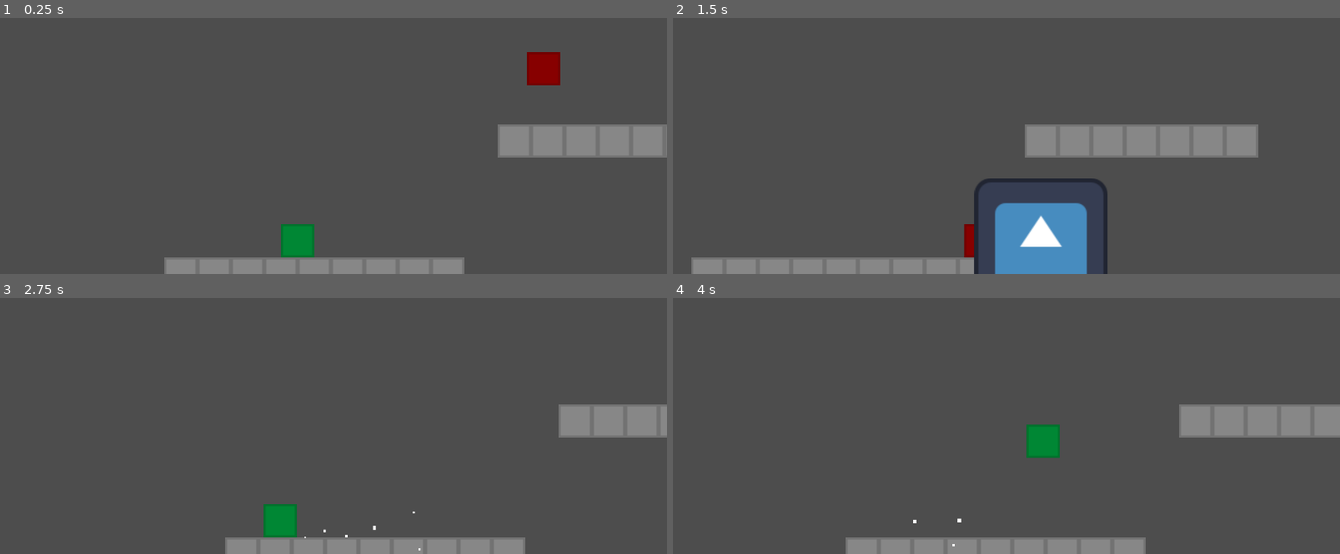
Above: before the commit, frames 1-4 (two rows, left to right).
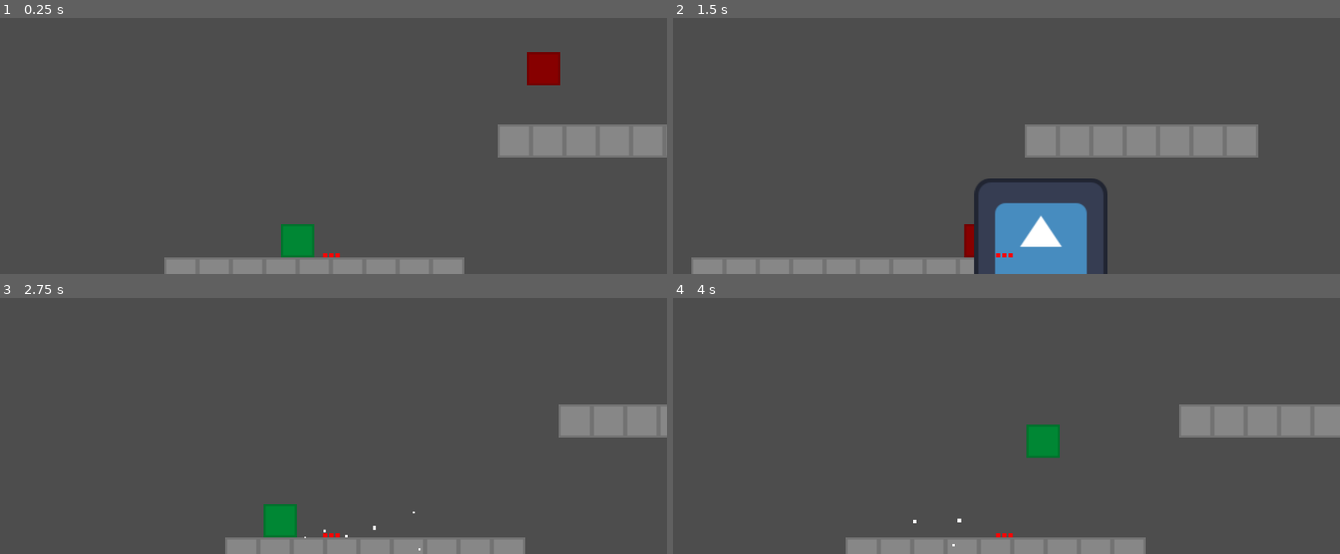
Above: after the commit, the same moments.

Repository: JumbledOne/RPHGameProject
Game: Godot game, scene res://scenes/game_scene/game_scene.tscn
The game is run twice, just before and just after one commit, with the same random seed, the same clock (stepped at 60 frames per second) and the same inputs. The engine's default icon, where the game draws it, is replaced by a stand-in: a white triangle on a blue panel in a dark square.
Inputs:
- Up to frame 1 (0.25 s): no input
- Up to frame 2 (1.5 s): hold I (ability) 0.53-1.28 s; hold D (right) from 0.53 s (still down); tap Space (jump) at 0.77 s; tap E (attack) at 1.35 s
- Up to frame 3 (2.75 s): tap Space (jump) at 1.52 s; release D (right) at 2.03 s; hold A (left) from 2.03 s (still down); hold I (ability) from 2.03 s (still down)
- Up to frame 4 (4 s): release A (left) at 2.78 s; release I (ability) at 2.78 s; hold D (right) from 2.78 s (still down); tap E (attack) at 2.85 s; tap Space (jump) at 3.02, 3.77 s; hold I (ability) from 3.53 s (still down)

The runs differ from the first frame. In frame 1, less than 0.1% of the frame differs, in the area x 48-51%, y 91-94%; in frame 2, less than 0.1%; in frame 3, less than 0.1%; in frame 4, less than 0.1%.

Commit message:
Re-linking health display now shows correct health

Diff:
--- a/src/scenes/game_ui/game_ui.tscn
+++ b/src/scenes/game_ui/game_ui.tscn
@@ -1,4 +1,6 @@
 [gd_scene format=3 uid="uid://dpg1mbg7qdl6m"]
+
+[ext_resource type="Script" uid="uid://tevhhdkniwy6" path="res://scenes/game_ui/ui_health_display.gd" id="1_sq0em"]
 
 [node name="GameUi" type="CanvasLayer" unique_id=868102475]
 
@@ -13,3 +15,4 @@
 offset_right = 20.0
 grow_horizontal = 2
 grow_vertical = 0
+script = ExtResource("1_sq0em")
--- /dev/null
+++ b/src/scenes/game_ui/ui_health_display.gd
@@ -0,0 +1,9 @@
+extends "res://scripts/health_display/health_display.gd"
+# Testing only
+# May remove if not needed
+
+func _ready() -> void:
+	GameManager.player_set.connect(_on_player_set)
+
+func _on_player_set():
+	link_entity(GameManager.player)
--- a/src/scripts/health_display/health_display.gd
+++ b/src/scripts/health_display/health_display.gd
@@ -1,4 +1,4 @@
-extends Node
+extends HBoxContainer
 
 var linked_entity: Entity
 
@@ -10,6 +10,8 @@
 # # # # # # # ## # # #
 # Entity linking
 func link_entity(entity: Entity):
+	if not entity:
+		return
 	if linked_entity:
 		linked_entity.healed.disconnect(_update_health_display)
 		linked_entity.damaged.disconnect(_update_health_display)
@@ -23,10 +25,11 @@
 func _initialize_entity_health_disp():
 	# Clear previous
 	for e: Control in get_children():
+		remove_child(e)
 		e.queue_free()
 	for i in range(linked_entity.max_health):
 		_create_health_unit()
-	_update_health_display()
+	_update_health_display.call_deferred()
 
 func _update_health_display():
 	var i: int = 0
@@ -40,6 +43,7 @@
 func _create_health_unit():
 	var c_rect: ColorRect = ColorRect.new()
 	c_rect.custom_minimum_size = Vector2.ONE * 8
+	size.y = 8
 	add_child(c_rect)
 
 func _set_filled(unit: Control):
Not shown, added: src/scenes/game_ui/ui_health_display.gd.uid
